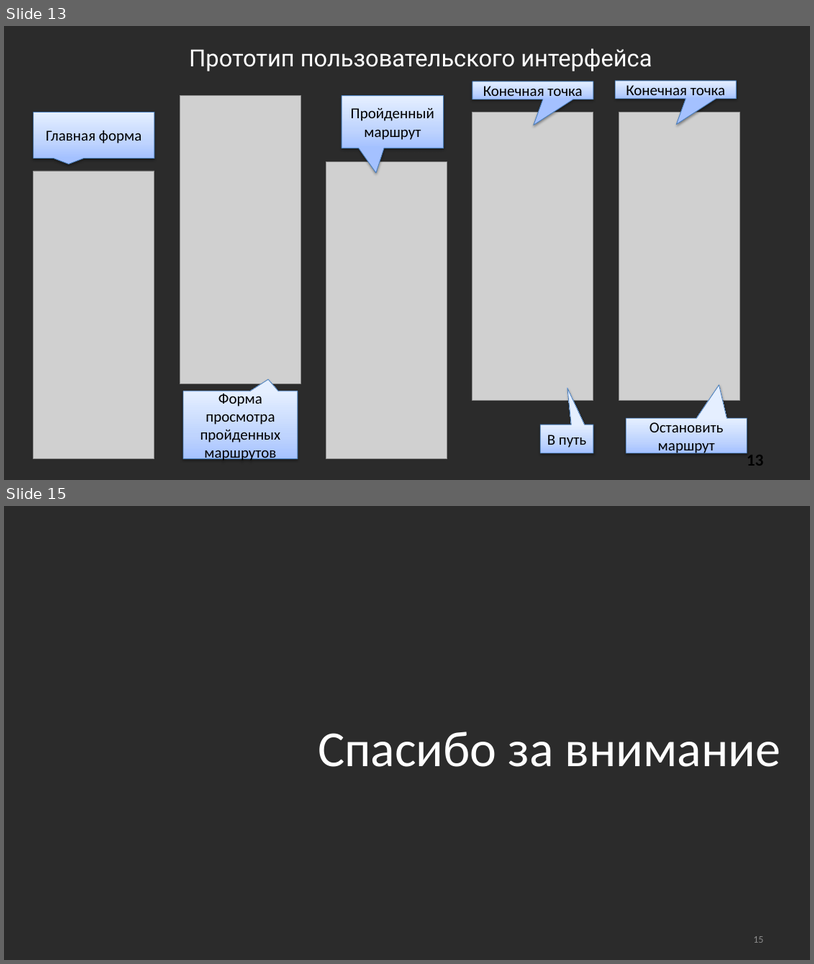
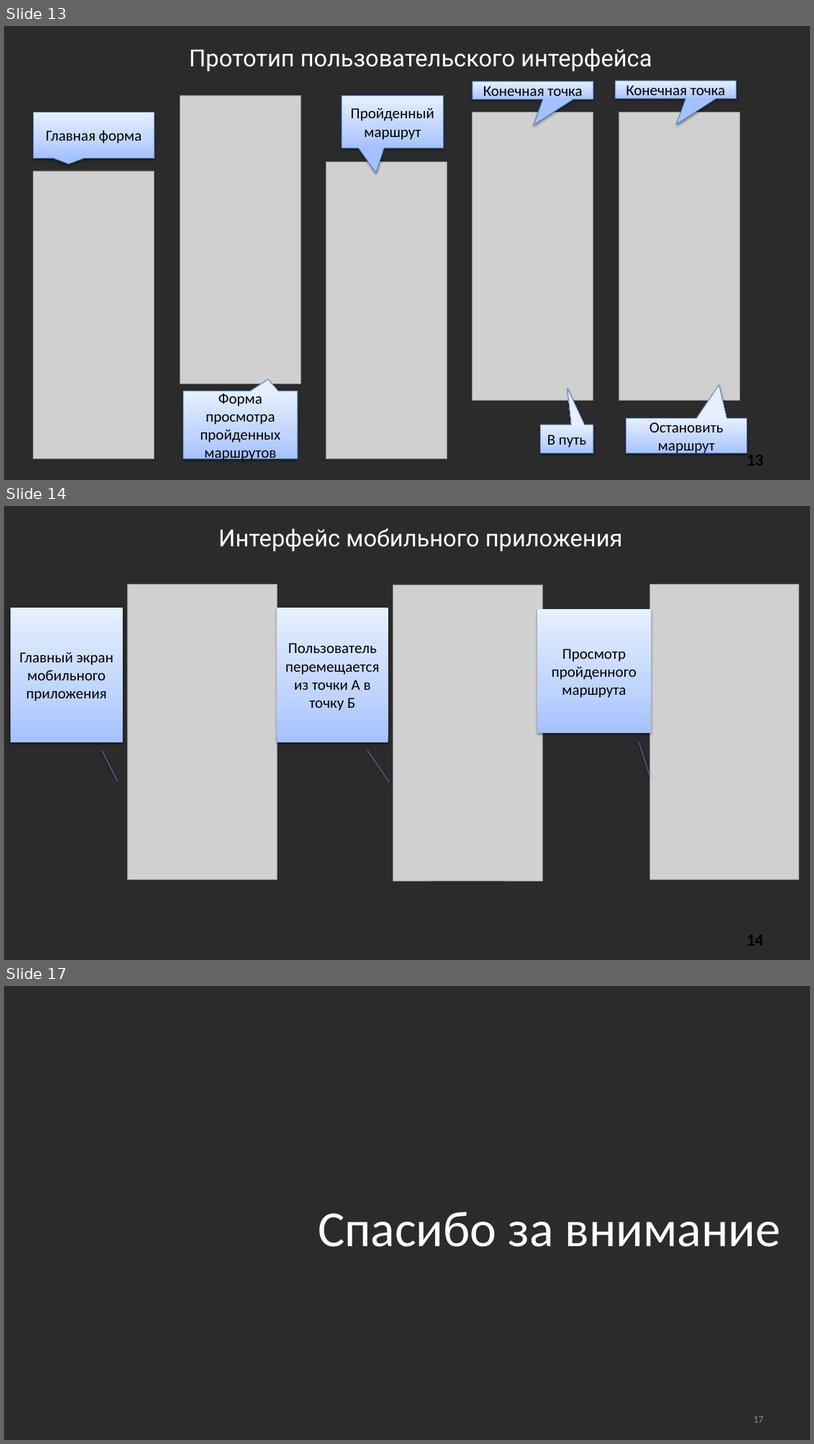
Before and after one commit to SonicRun/DiplomMaga, a slide deck: Mavlyutov_V_D_prezentatsia.pptx. Shown one above the other, each under a label of ours: slides 13 and 15 before the commit, slides 13, 14 and 17 after it; the slides between them are not shown. The pictures are 814x964 and 814x1444 pixels, drawn with LibreOffice and Linux fonts; fonts in the diff are those of the drawing; grey boxes stand for pictures; background and template pictures are left out; a plain dark background stands for a picture behind light text. Boxes give left, top, right and bottom in pixels: in the first picture for what was removed or moved away, otherwise in the second. Text is boxed around its words. In the diff, an @@ line names an element or a change of style, - is before the commit and + after.

```diff
--- a/Mavlyutov_V_D_prezentatsia.pptx
+++ b/Mavlyutov_V_D_prezentatsia.pptx
@@ slide 14 added at (4,506,810,960), background picture (left out) @@
@@ text added at (219,528,623,551), 28 pt, text #FFFFFF @@
+Интерфейс мобильного приложения
@@ picture added at (127,584,277,879) @@
@@ picture added at (394,585,543,880) @@
@@ picture added at (650,584,800,879) @@
@@ callout added at (10,607,123,742), fill gradient #A4C4FF to #BFD4FF to #E6EEFF, outline #4B7EBC 0.75 pt, 18 pt, text #000000 @@
+Главный экран мобильного приложения
@@ callout added at (278,607,388,742), fill gradient #A4C4FF to #BFD4FF to #E6EEFF, outline #4B7EBC 0.75 pt, 18 pt, text #000000 @@
+Пользователь перемещается из точки А в точку Б
@@ callout added at (538,609,651,733), fill gradient #A4C4FF to #BFD4FF to #E6EEFF, outline #4B7EBC 0.75 pt, 18 pt, text #000000 @@
+Просмотр пройденного маршрута
@@ page number added at (747,934,764,945), 20 pt, text #000000, bold @@
+14
@@ what was slide 15 is now slide 17 @@
@@ page number at (754,1416,764,1422): text changed @@
-15
+17
```
Also in this commit, not shown: 5 slides changed, 4 other slides added, 3 slides removed, 1 other file.
